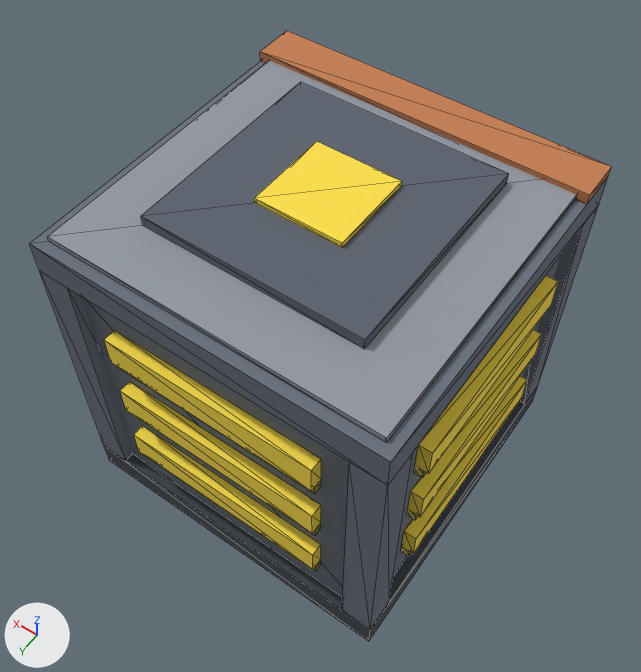
The glTF model assets/models/dock_charge.glb: old version first, new version second.
Rendered twice from a 50 mm lens placed at (-0.393, 1.783, 2.501), pointed at (0.508, 0.523, 0.52). The axes (+X, +Y, +Z) are drawn at lower left. The lights are the same throughout. The picture after the commit comes second. Mesh edges are drawn as thin lines.

Objects in the first picture: 'body.036', 'tier.019'.
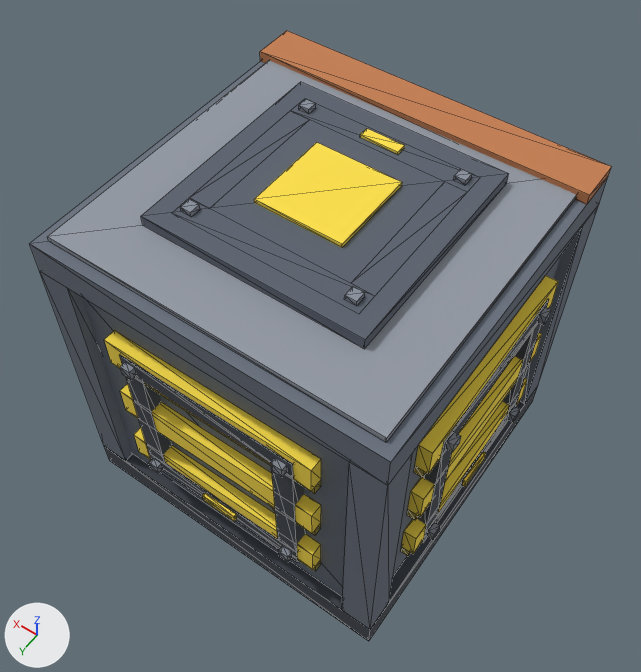
Boxes (x1, y1, x2, y2) around the edits, measured in the pictures (641 x 672 px):
'link_y+.027', added
    after: (120, 354, 305, 562)
    faces in mat_case_dark (dark grey #42474f): (120, 354, 305, 562)
    faces in mat_steel (grey #8a919d): (120, 362, 292, 562)
    faces in mat_glow_energy (yellow #ffe14a): (202, 493, 237, 522)
'link_x-.027', added
    after: (416, 298, 552, 543)
    faces in mat_case_dark (dark grey #42474f): (416, 298, 549, 543)
    faces in mat_steel (grey #8a919d): (427, 307, 552, 539)
    faces in mat_glow_energy (yellow #ffe14a): (462, 452, 486, 487)
'link_z+.025', added
    after: (180, 99, 472, 306)
    faces in mat_steel (grey #8a919d): (180, 99, 472, 306)
    faces in mat_glow_energy (yellow #ffe14a): (360, 129, 405, 154)

The change, as a list of edits to the scene's bpy script:
```text
Add mat_steel:
    mat_steel = principled_material('steel')
    mat_steel.base_color = (0.254, 0.283, 0.337)  # grey #8a919d
    mat_steel.roughness = 1.0
Add mat_glow_energy:
    mat_glow_energy = principled_material('glow_energy')
    mat_glow_energy.base_color = (1.0, 0.753, 0.0685)  # yellow #ffe14a
    mat_glow_energy.roughness = 1.0
Add me_dock_charge_link_z:
    me_dock_charge_link_z.from_pydata(...)  # 64 vertices, 108 faces; spans x 0.238..0.762, y 0.238..0.762, z 0.991..1.061
    # faces by material slot: [48, 48, 12]
    me_dock_charge_link_z.materials.append(mat_case_dark)  # dark grey #42474f
    me_dock_charge_link_z.materials.append(mat_steel)  # grey #8a919d
    me_dock_charge_link_z.materials.append(mat_glow_energy)  # yellow #ffe14a
Add me_dock_charge_link_y:
    me_dock_charge_link_y.from_pydata(...)  # 64 vertices, 108 faces; spans x 0.238..0.762, y 0.962..1.028, z 0.238..0.762
    # faces by material slot: [48, 48, 12]
    me_dock_charge_link_y.materials.append(mat_case_dark)  # dark grey #42474f
    me_dock_charge_link_y.materials.append(mat_steel)  # grey #8a919d
    me_dock_charge_link_y.materials.append(mat_glow_energy)  # yellow #ffe14a
Add me_dock_charge_link_x_1:
    me_dock_charge_link_x_1.from_pydata(...)  # 68 vertices, 108 faces; spans x -0.028..0.038, y 0.238..0.762, z 0.238..0.762
    # faces by material slot: [48, 48, 12]
    me_dock_charge_link_x_1.materials.append(mat_case_dark)  # dark grey #42474f
    me_dock_charge_link_x_1.materials.append(mat_steel)  # grey #8a919d
    me_dock_charge_link_x_1.materials.append(mat_glow_energy)  # yellow #ffe14a
Add ob_link_z__025:
    ob_link_z__025 = bpy.data.objects.new('link_z+.025', me_dock_charge_link_z)
    ob_link_z__025.location = (0.0, 0.0, 0.0)
Add ob_link_y__027:
    ob_link_y__027 = bpy.data.objects.new('link_y+.027', me_dock_charge_link_y)
    ob_link_y__027.location = (0.0, 0.0, 0.0)
Add ob_link_x__027_1:
    ob_link_x__027_1 = bpy.data.objects.new('link_x-.027', me_dock_charge_link_x_1)
    ob_link_x__027_1.location = (0.0, 0.0, 0.0)
```
